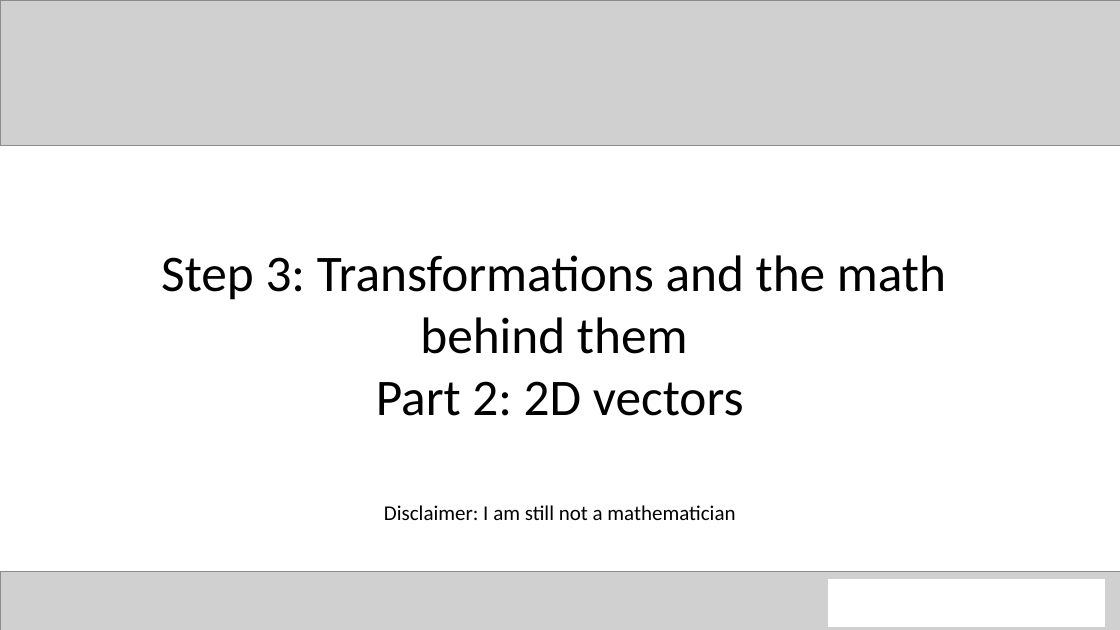
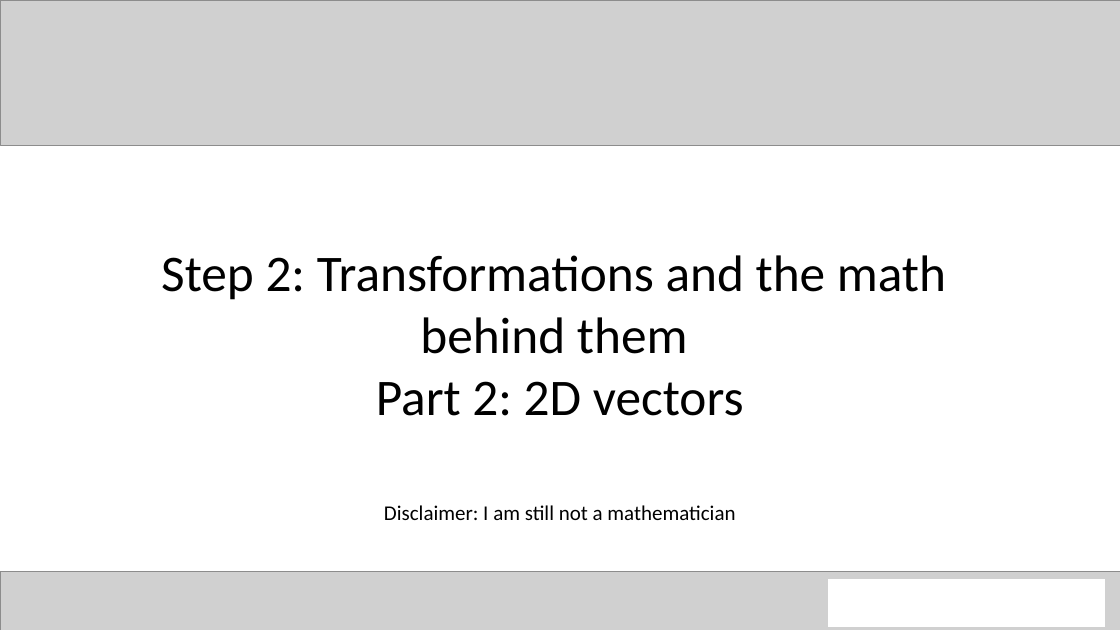
Before and after one commit to QuincyJacobs/WebGLTutorial, a slide deck: slide 74 of Presentation/Presentation WebGL.pptx (slide 67 before the commit). Drawn at 1120x630 pixels with LibreOffice and Linux fonts; fonts in the diff are those of the drawing; grey boxes stand for pictures. Boxes give left, top, right and bottom in pixels: in the first picture for what was removed or moved away, otherwise in the second. Text is boxed around its words. In the diff, an @@ line names an element or a change of style, - is before the commit and + after.

```diff
--- a/Presentation/Presentation WebGL.pptx
+++ b/Presentation/Presentation WebGL.pptx
@@ text at (161, 255, 946, 300): text changed @@
-Step 3: Transformations and the math
+Step 2: Transformations and the math
```
Also in this commit, not shown: 2 other slides changed, 7 slides added, 3 other files.
